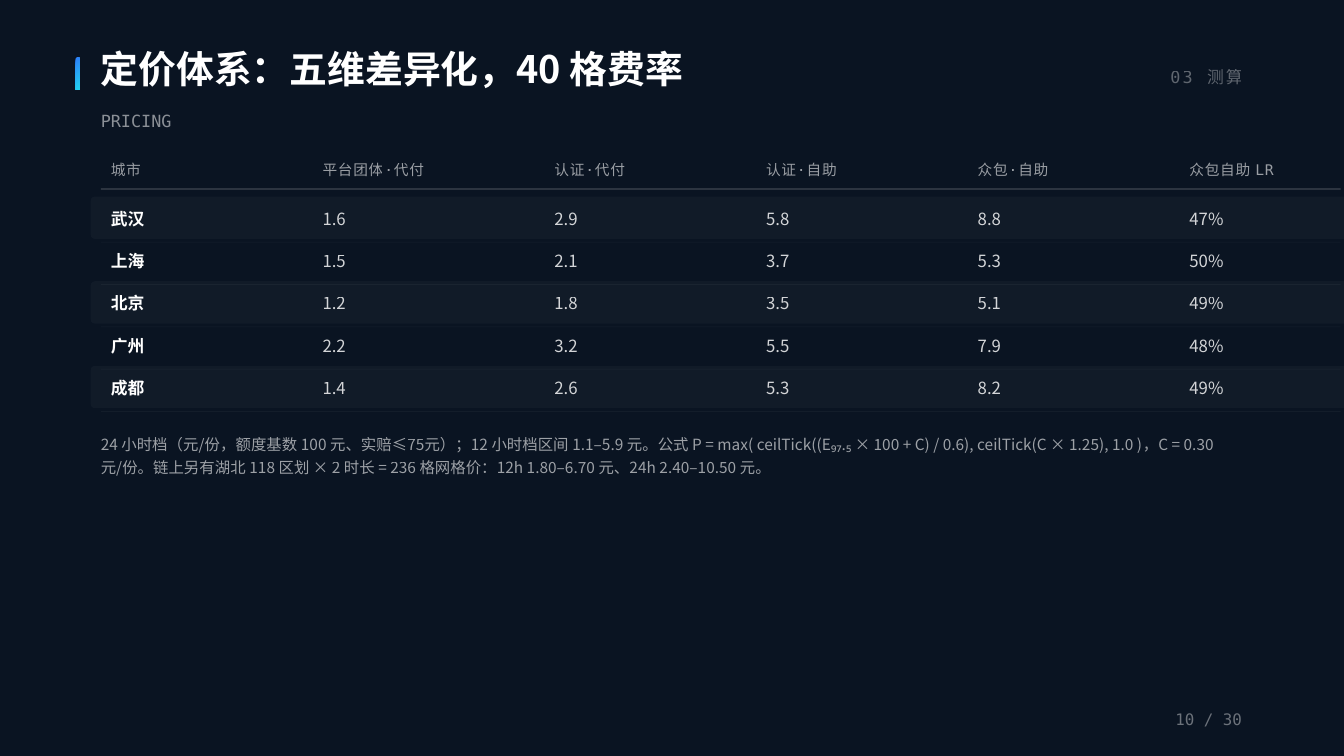
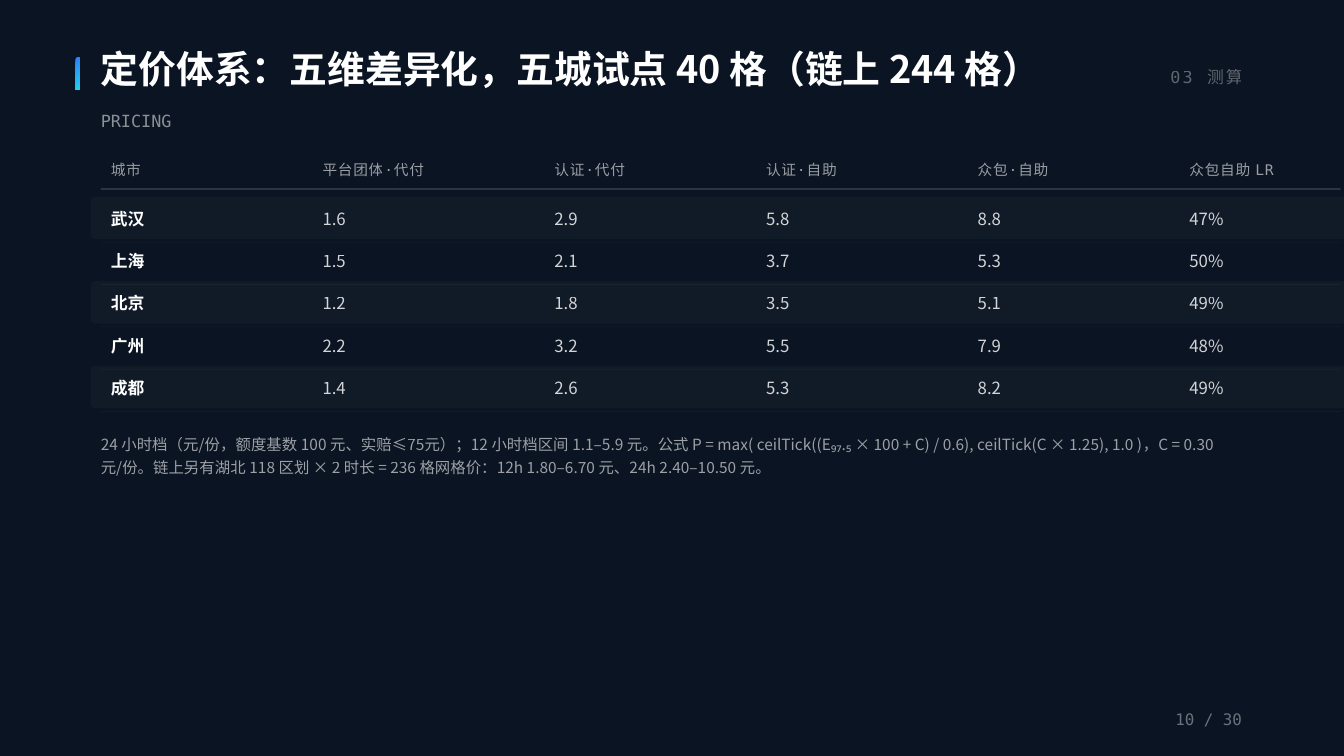
Before and after one commit to BruceLeezh/rainproof-pro, a slide deck: slide 10 of 01-参赛材料/交付物/PPT/神麻组-雨证-项目计划书-2026-11-16x9.pptx. Drawn at 1344x756 pixels with LibreOffice and Linux fonts; fonts in the diff are those of the drawing. Boxes give left, top, right and bottom in pixels: in the first picture for what was removed or moved away, otherwise in the second. Text is boxed around its words. In the diff, an @@ line names an element or a change of style, - is before the commit and + after.

Commit message:
[A] 全面扫描至可提交状态：修 1 处事实夸大 + 12 处 40 格/244 格口径矛盾，PPT/PDF 同步
- 计划书/答辩版 deck P16「已真实赔付过」→「赔付路径已演练」（链上 0 笔赔付，Sepolia 为 simulated 合成单，677 唯一真实案例是拒赔）
- 「40 格」统一为「五城试点 40 格」（零售矩阵本身），整体定价成果一律 244 格：deck P10/P16/P22/P27 五处 + 计划书 md 七处
- 数表/敏感性表/引用清单加五城限定；文案 4 份 v3 参考稿加 V6 阅读前提横幅
- 计划书/答辩版 PDF 重导并校验（30/29 页、无「真实赔付」、含「链上 244 格」）；P16 组合形状文本层缺失改用 PNG 读图验证
- 扫描记录：108 JS 语法 0 错、依赖 0 冗余、TODO 0、合约地址三处一致、TODO 唯一命中在 ethers UMD
- 复跑：npm test EXIT=0 / 596 ✅ / 29 组；preflight 全绿；build-site 成功
- 报告：02-作战与答辩/全面扫描与完善-2026-11-01.md

```diff
--- a/01-参赛材料/交付物/PPT/神麻组-雨证-项目计划书-2026-11-16x9.pptx
+++ b/01-参赛材料/交付物/PPT/神麻组-雨证-项目计划书-2026-11-16x9.pptx
@@ text at (101,50,1041,88): text changed @@
-定价体系：五维差异化，40 格费率
+定价体系：五维差异化，五城试点 40 格（链上 244 格）
```
Also in this commit, not shown: 3 other slides changed, 17 other files.
